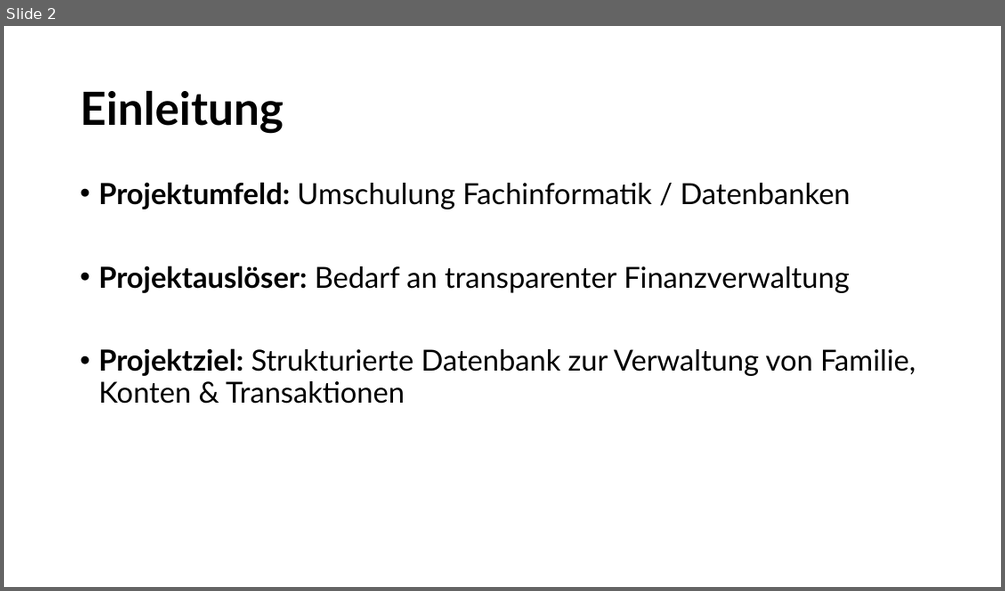
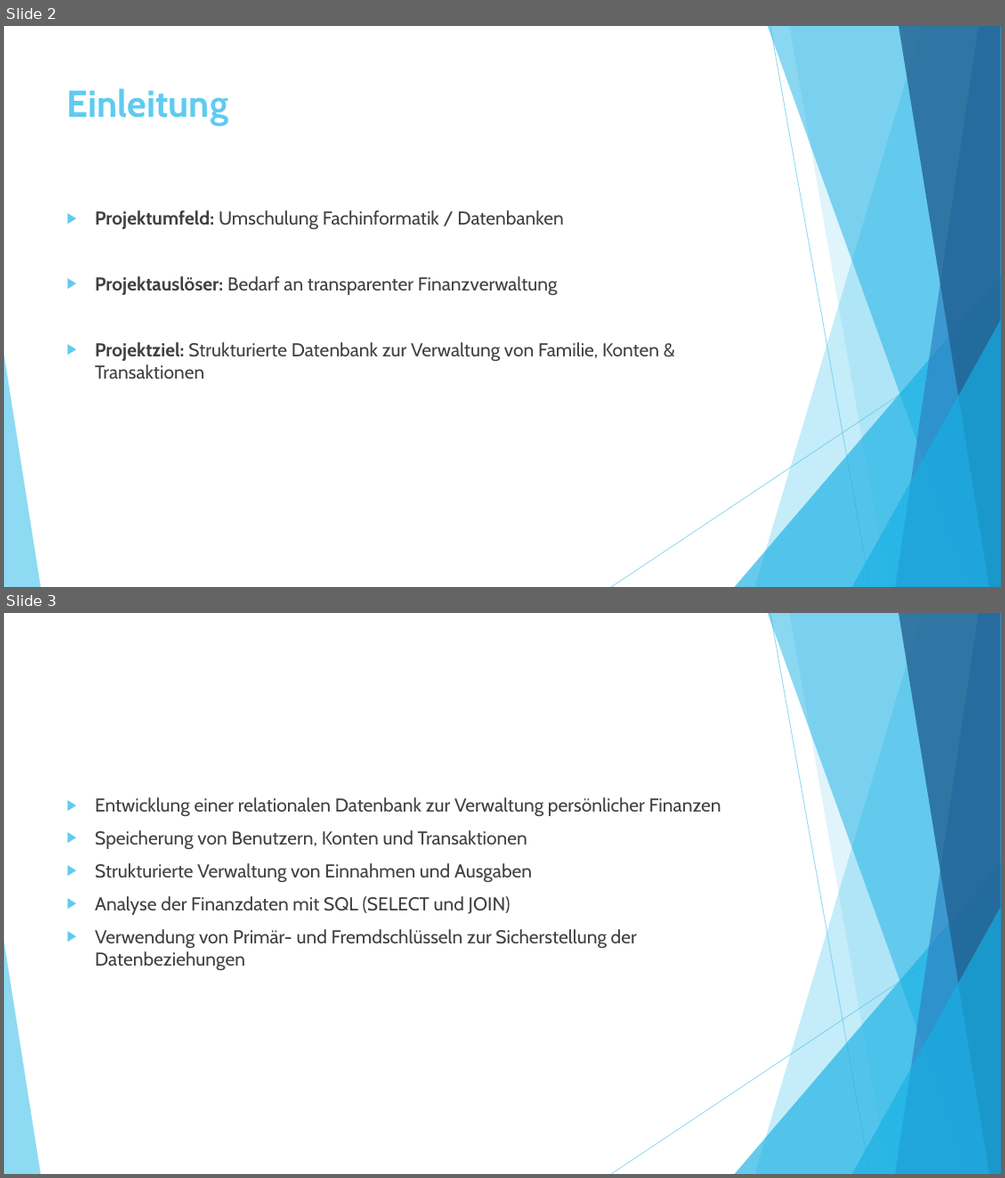
Before and after one commit to MaryGh20/Budgetverwaltungsssystem1, a slide deck: Doc/vorschlag1.pptx. Shown one above the other, each under a label of ours: slide 2 before the commit, slides 2 and 3 after it. The pictures are 1005x591 and 1005x1178 pixels, drawn with LibreOffice and Linux fonts; fonts in the diff are those of the drawing. Boxes give left, top, right and bottom in pixels: in the first picture for what was removed or moved away, otherwise in the second. Text is boxed around its words. In the diff, an @@ line names an element or a change of style, - is before the commit and + after.

```diff
--- a/Doc/vorschlag1.pptx
+++ b/Doc/vorschlag1.pptx
@@ slide 3 added at bbox=[4, 613, 1001, 1174], background #FFFFFF; not listed: 10 template elements that a slide beside it also shows @@
@@ text added at bbox=[95, 797, 721, 971], 18 pt, text #404040 @@
+▶ Entwicklung einer relationalen Datenbank zur Verwaltung persönlicher Finanzen
+▶ Speicherung von Benutzern, Konten und Transaktionen
+▶ Strukturierte Verwaltung von Einnahmen und Ausgaben
+▶ Analyse der Finanzdaten mit SQL (SELECT und JOIN)
+▶ Verwendung von Primär- und Fremdschlüsseln zur Sicherstellung der Datenbeziehungen
@@ slide 2 changed as well @@
@@ title "Einleitung": place and size @@
-title "Einleitung" at bbox=[80, 91, 283, 133]
+title "Einleitung" at bbox=[67, 88, 228, 126]
@@ title "Einleitung" at bbox=[67, 88, 228, 126]: size 44 to 36 pt, font Lato to Cabin, text colour #000000 to #5FCBEF; line spacing 0.9 to 1; vertical alignment middle to top @@
@@ text "Projektumfeld: Umschulung Fachinformatik / Datenbanken": place and size @@
-text "Projektumfeld: Umschulung Fachinformatik / Datenbanken" at bbox=[98, 182, 915, 403]
+text "Projektumfeld: Umschulung Fachinformatik / Datenbanken" at bbox=[95, 210, 659, 378]
@@ text "Projektumfeld: Umschulung Fachinformatik / Datenbanken" at bbox=[95, 210, 659, 378]: size 28 to 18 pt, font Lato to Cabin, text colour #000000 to #404040; bullet • to ▶; line spacing 0.9 to 1 @@
@@ group added at bbox=[4, 26, 1001, 587]: 5 freeform shapes, 3 triangles, 2 lines @@
```
Also in this commit, not shown: 6 other slides changed, 7 other slides added, 2 slides removed.
